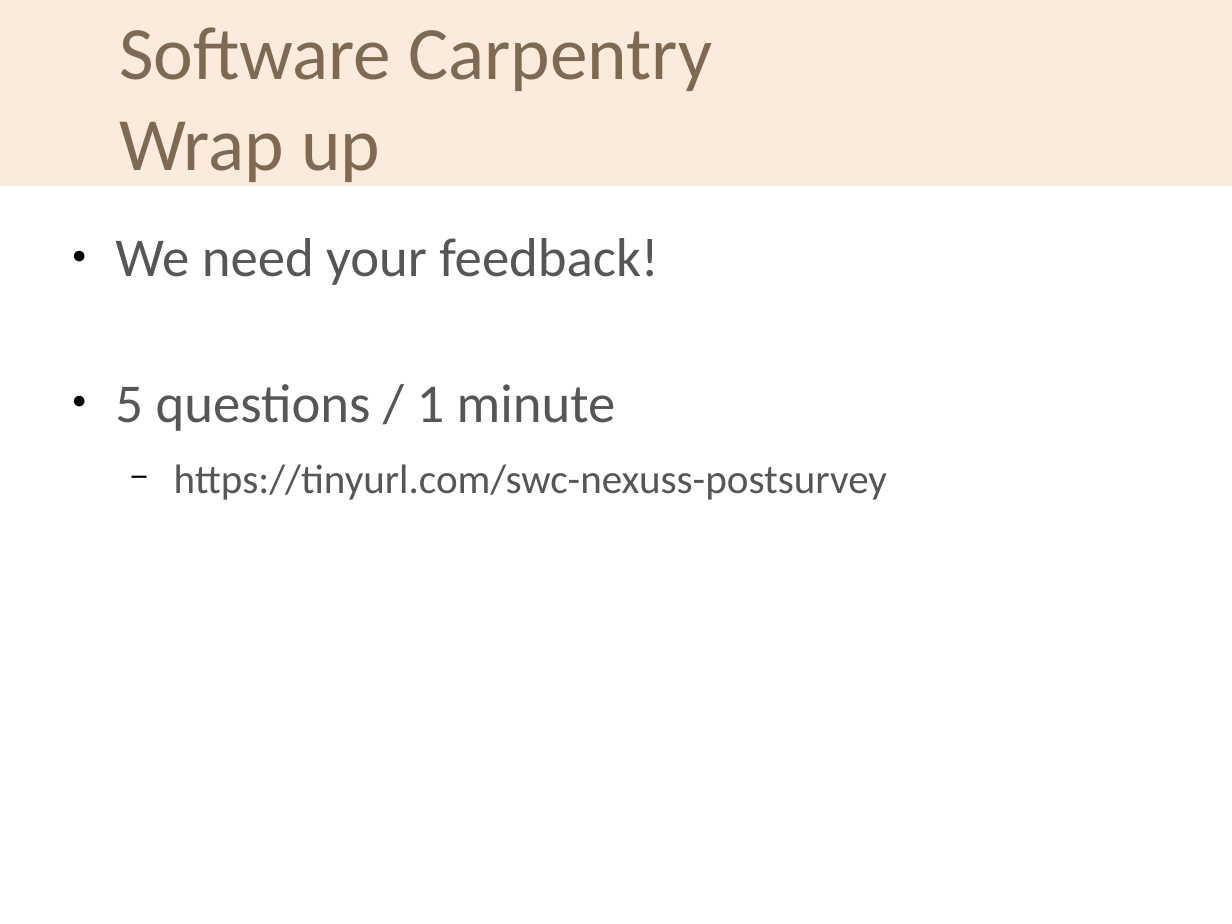
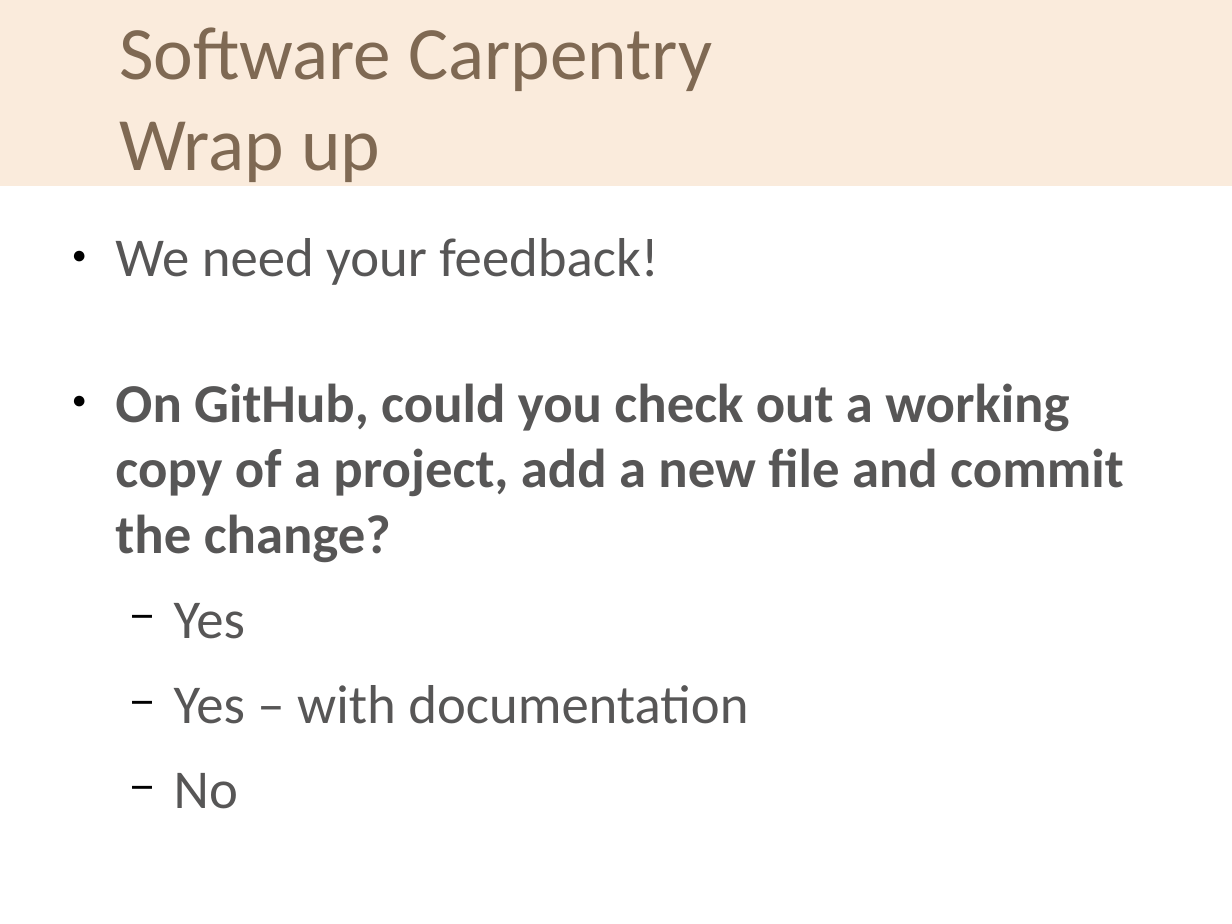
Before and after one commit to softwaresaved/2020-04-30-ramp-swc, a slide deck: slide 4 of welcome/swc-rsg-wrap-up.odp. Drawn at 1232x924 pixels with LibreOffice and Linux fonts; fonts in the diff are those of the drawing; background and template pictures are left out. Boxes give left, top, right and bottom in pixels: in the first picture for what was removed or moved away, otherwise in the second. Text is boxed around its words. In the diff, an @@ line names an element or a change of style, - is before the commit and + after.

```diff
--- a/welcome/swc-rsg-wrap-up.odp
+++ b/welcome/swc-rsg-wrap-up.odp
@@ text at [115,383,1124,809]: text changed; size 24 to 32 pt; bold on @@
-● 5 questions / 1 minute
-  − https://tinyurl.com/swc-nexuss-postsurvey
+● On GitHub, could you check out a working copy of a project, add a new file and commit the change?
+  − Yes
+  − Yes – with documentation
+  − No
```
Also in this commit, not shown: 1 other slide changed, 3 other files.
